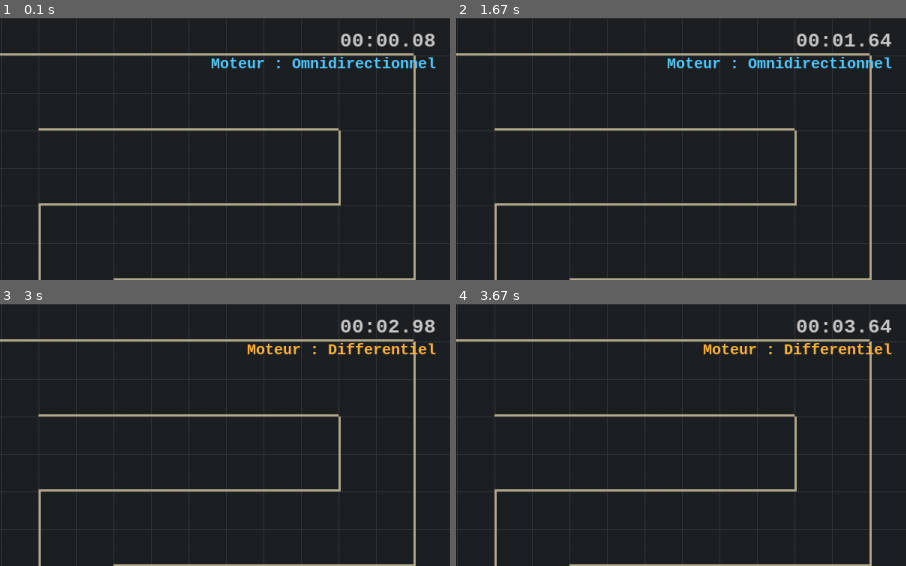
Above: before the commit, frames 1-4 (two rows, left to right).
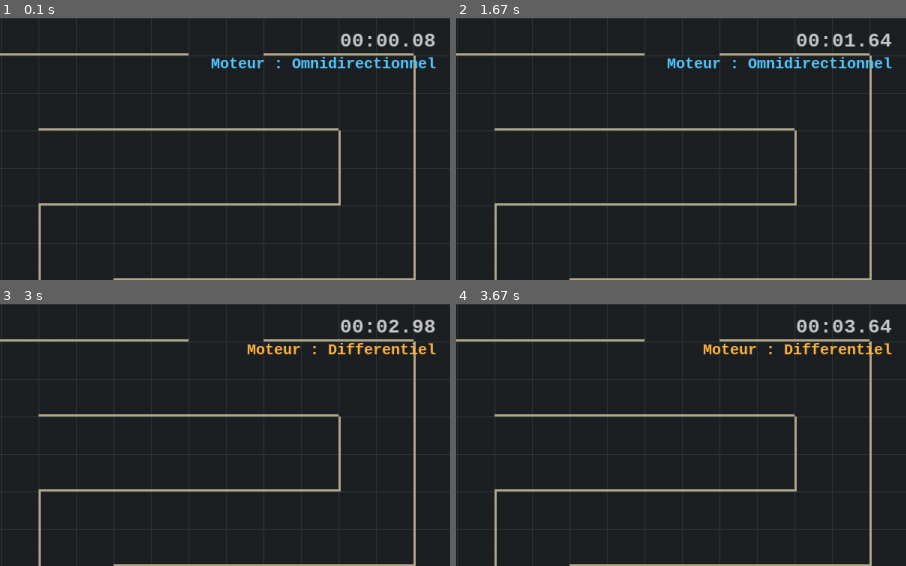
Above: after the commit, the same moments.

Repository: PauloMoq/robotic_s4
Game: pygame game, started from project/02_test_labyrinthe.py
Same seed, same stepped clock (60 frames per second), same inputs: the game is played once before the commit and once after it.
Inputs:
- Up to frame 1 (0.1 s): no input
- Up to frame 2 (1.67 s): tap D at 0.33, 1.65 s; hold Right 0.67-1.13 s; hold Up 1.17-1.47 s; hold Right from 1.5 s (still down)
- Up to frame 3 (3 s): release Right at 1.97 s; hold Left 2-2.53 s; tap Tab at 2.57 s; hold Left from 2.9 s (still down)
- Up to frame 4 (3.67 s): tap D at 3.05 s; release Left at 3.2 s
The pictures show only the part of the screen within x 50-100%, y 0-50%; the shares and areas given below are measured in that part.

The runs differ from the first frame. In frame 1, 0.2% of the frame differs, in the area x 41-59%, y 13-15%; in frame 2, 0.2%; in frame 3, 0.2%; in frame 4, 0.2%.

Commit message:
feat: ajout d'un main de debug + sortie au labyrinthe

Diff:
--- /dev/null
+++ b/project/00_debug_terminal.py
@@ -0,0 +1,95 @@
+from robot.model.Labyrinthe import Labyrinthe
+
+COLS     = 11
+ROWS     = 6
+NB_OEUFS = 3
+
+
+def afficher_labyrinthe(laby, oeufs):
+    sortie      = getattr(laby, "sortie", {})
+    rc_sortie   = tuple(sortie.get("rc", (-1, -1))) if sortie else (-1, -1)
+    cote_sortie = sortie.get("cote", "") if sortie else ""
+
+    oeufs_par_cellule = {}
+    for oeuf in oeufs:
+        rc = laby.monde_vers_cellule(oeuf["x"], oeuf["y"])
+        oeufs_par_cellule[rc] = oeuf
+
+    lignes = []
+
+    for r in range(laby.rows):
+        ligne_h = "+"
+        for c in range(laby.cols):
+            if r == 0:
+                est_trou = (rc_sortie == (r, c) and cote_sortie == "haut")
+                ligne_h += "   " if est_trou else "---"
+            else:
+                cle = (min((r-1, c), (r, c)), max((r-1, c), (r, c)))
+                ligne_h += "   " if cle in laby.passages else "---"
+            ligne_h += "+"
+        lignes.append(ligne_h)
+
+        ligne_c = ""
+        for c in range(laby.cols):
+            if c == 0:
+                est_trou  = (rc_sortie == (r, c) and cote_sortie == "gauche")
+                ligne_c  += " " if est_trou else "|"
+            else:
+                cle = (min((r, c-1), (r, c)), max((r, c-1), (r, c)))
+                ligne_c += " " if cle in laby.passages else "|"
+
+            if (r, c) == rc_sortie:
+                symbole = "S"
+            elif (r, c) in oeufs_par_cellule:
+                symbole = "o"
+            else:
+                symbole = "."
+            ligne_c += f" {symbole} "
+
+        est_trou = (rc_sortie == (r, laby.cols - 1) and cote_sortie == "droite")
+        ligne_c += " " if est_trou else "|"
+        lignes.append(ligne_c)
+
+    ligne_h = "+"
+    for c in range(laby.cols):
+        est_trou = (rc_sortie == (laby.rows - 1, c) and cote_sortie == "bas")
+        ligne_h += "   " if est_trou else "---"
+        ligne_h += "+"
+    lignes.append(ligne_h)
+
+    print("\n".join(lignes))
+
+
+def afficher_legende(laby, oeufs):
+    sortie = getattr(laby, "sortie", {})
+
+    print()
+    print("  Légende :")
+    print("    .  cellule vide")
+    print("    o  œuf")
+    print("    S  sortie")
+    print()
+    print(f"  Grille   : {laby.cols}×{laby.rows}")
+    print(f"  Passages : {len(laby.passages)}")
+    print(f"  Œufs     : {len(oeufs)}")
+
+    if sortie:
+        print(f"  Sortie   : cellule {sortie['rc']}, côté {sortie['cote']}")
+        print(f"             monde ({sortie['x']:.2f}, {sortie['y']:.2f}), rayon {sortie['rayon']:.2f}")
+    else:
+        print("  Sortie   : non disponible (mets à jour Labyrinthe.py)")
+
+    for i, oeuf in enumerate(oeufs):
+        rc = laby.monde_vers_cellule(oeuf["x"], oeuf["y"])
+        print(f"  Œuf {i+1}    : cellule {rc}, monde ({oeuf['x']:.2f}, {oeuf['y']:.2f})")
+    print()
+
+
+if __name__ == "__main__":
+    laby = Labyrinthe(COLS, ROWS)
+    laby.generer()
+    oeufs = laby.placer_oeufs(NB_OEUFS)
+
+    print("\n=== DEBUG — Labyrinthe ===\n")
+    afficher_labyrinthe(laby, oeufs)
+    afficher_legende(laby, oeufs)
--- a/project/robot/model/Labyrinthe.py
+++ b/project/robot/model/Labyrinthe.py
@@ -1,4 +1,5 @@
 import random
+
 
 class Labyrinthe:
     def __init__(self, cols: int, rows: int,
@@ -13,6 +14,7 @@
         self.y0 = -rows * cell_size / 2
 
         self.passages: set = set()
+        self.sortie: dict  = {}
 
     def generer(self, seed=None) -> set:
         if seed is not None:
@@ -44,7 +46,41 @@
                 stack.pop()
 
         self.passages = passages
+        self._generer_sortie(rc_exclue=(r0, c0))
         return passages
+
+    def _generer_sortie(self, rc_exclue=None):
+        candidats = []
+        for c in range(self.cols):
+            candidats.append((0,             c, "haut"))
+            candidats.append((self.rows - 1, c, "bas"))
+        for r in range(self.rows):
+            candidats.append((r, 0,             "gauche"))
+            candidats.append((r, self.cols - 1, "droite"))
+
+        if rc_exclue is not None:
+            candidats = [(r, c, cote) for r, c, cote in candidats
+                         if (r, c) != rc_exclue]
+
+        r, c, cote = random.choice(candidats)
+        cx, cy = self.centre_cellule_monde(r, c)
+
+        if cote == "haut":
+            sx, sy = cx, cy + self.cell / 2
+        elif cote == "bas":
+            sx, sy = cx, cy - self.cell / 2
+        elif cote == "gauche":
+            sx, sy = cx - self.cell / 2, cy
+        else:
+            sx, sy = cx + self.cell / 2, cy
+
+        self.sortie = {
+            "x":     sx,
+            "y":     sy,
+            "rayon": self.cell * 0.4,
+            "rc":    (r, c),
+            "cote":  cote,
+        }
 
     def cellule_vers_monde(self, r: int, c: int) -> tuple:
         x = self.x0 + c * self.cell
@@ -69,13 +105,16 @@
 
     def placer_oeufs(self, nb: int, rayon: float = 0.18,
                      cellule_exclue=None) -> list:
-        import random
+        rc_sortie = self.sortie.get("rc")
         cellules: set = set()
         while len(cellules) < nb:
             r = random.randint(0, self.rows - 1)
             c = random.randint(0, self.cols - 1)
-            if cellule_exclue is None or (r, c) != cellule_exclue:
-                cellules.add((r, c))
+            if cellule_exclue is not None and (r, c) == cellule_exclue:
+                continue
+            if rc_sortie is not None and (r, c) == rc_sortie:
+                continue
+            cellules.add((r, c))
         oeufs = []
         for r, c in cellules:
             x, y = self.centre_cellule_monde(r, c)
@@ -93,13 +132,34 @@
             if h > self.e:
                 murs.append({"x": x, "y": y, "w": self.e, "h": h})
 
-        larg = self.cols * self.cell
-        haut = self.rows * self.cell
+        larg       = self.cols * self.cell
+        haut       = self.rows * self.cell
+        scote      = self.sortie["cote"]
+        cx_s, cy_s = self.cellule_vers_monde(self.sortie["rc"][0], self.sortie["rc"][1])
 
-        mh(self.x0, self.y0,        larg)
-        mh(self.x0, self.y0 + haut, larg)
-        mv(self.x0,        self.y0, haut)
-        mv(self.x0 + larg, self.y0, haut)
+        if scote == "bas":
+            mh(self.x0,          self.y0, cx_s - self.x0)
+            mh(cx_s + self.cell, self.y0, self.x0 + larg - (cx_s + self.cell))
+        else:
+            mh(self.x0, self.y0, larg)
+
+        if scote == "haut":
+            mh(self.x0,          self.y0 + haut, cx_s - self.x0)
+            mh(cx_s + self.cell, self.y0 + haut, self.x0 + larg - (cx_s + self.cell))
+        else:
+            mh(self.x0, self.y0 + haut, larg)
+
+        if scote == "gauche":
+            mv(self.x0, self.y0,          cy_s - self.y0)
+            mv(self.x0, cy_s + self.cell, self.y0 + haut - (cy_s + self.cell))
+        else:
+            mv(self.x0, self.y0, haut)
+
+        if scote == "droite":
+            mv(self.x0 + larg, self.y0,          cy_s - self.y0)
+            mv(self.x0 + larg, cy_s + self.cell, self.y0 + haut - (cy_s + self.cell))
+        else:
+            mv(self.x0 + larg, self.y0, haut)
 
         for r in range(self.rows):
             for c in range(self.cols):
